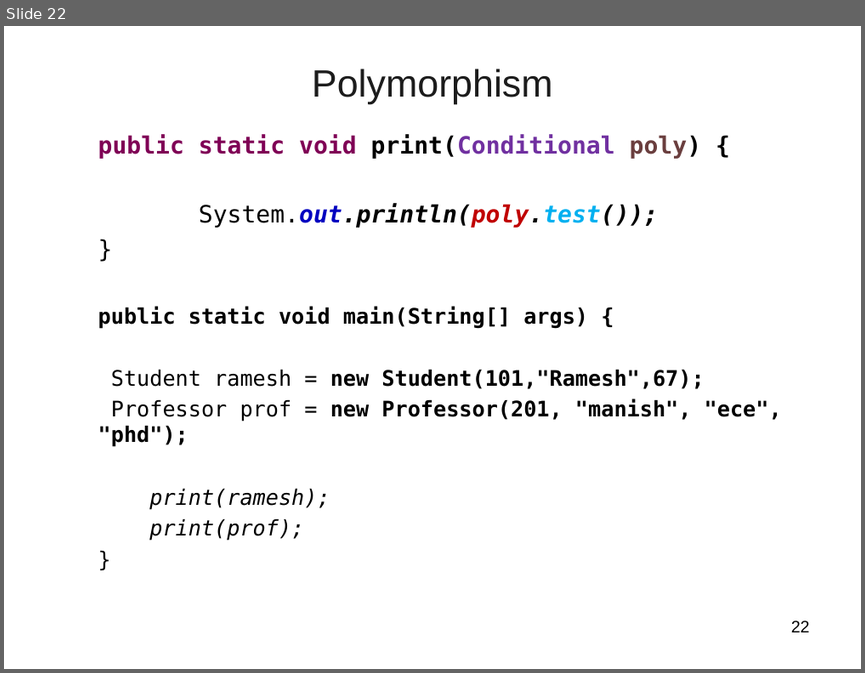
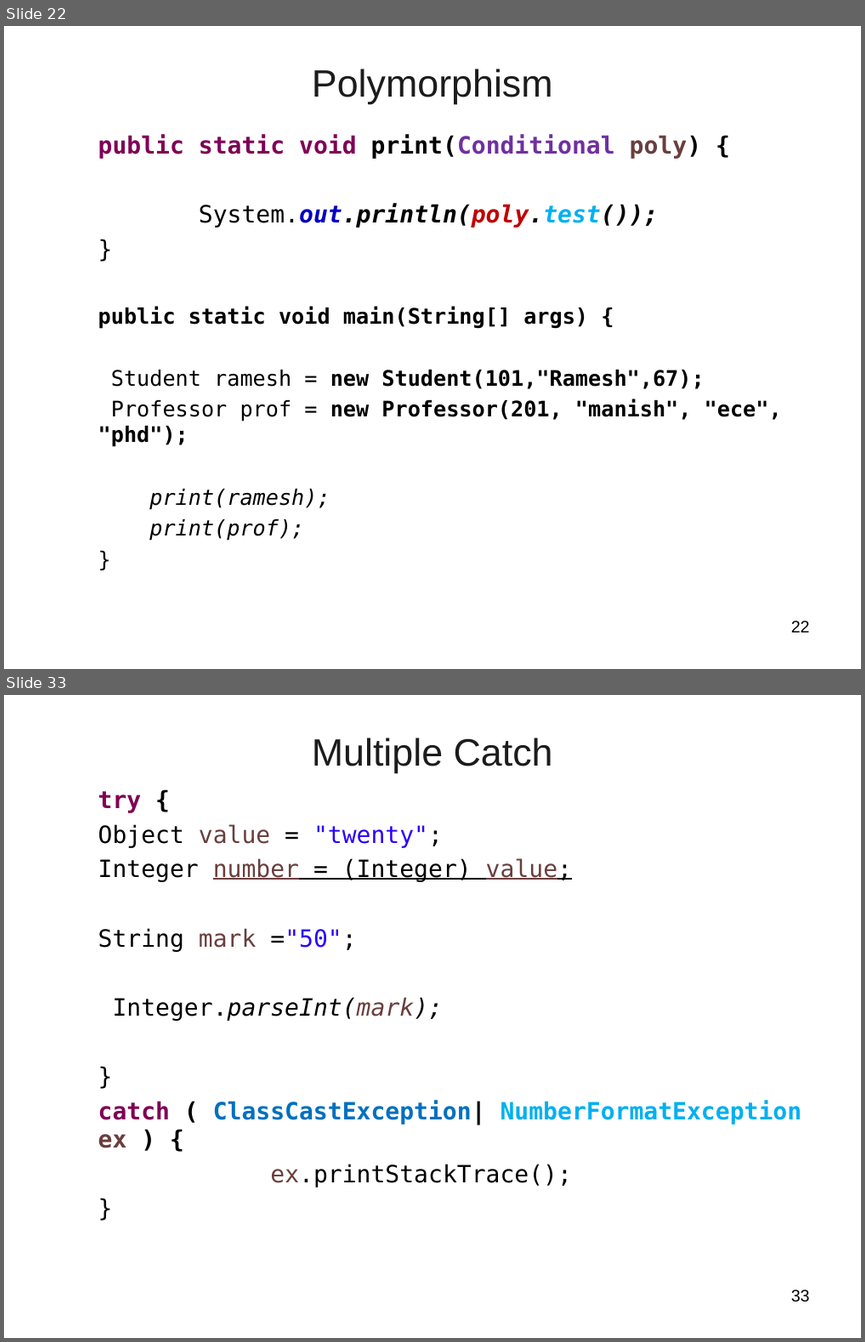
Before and after one commit to vatsanTraining/training_sept_2023, a slide deck: Java_Day_Two.ppt. Shown one above the other, each under a label of ours: slide 22 before the commit, slides 22 and 33 after it; the slides between them are not shown. The pictures are 865x673 and 865x1342 pixels, drawn with LibreOffice and Linux fonts; fonts in the diff are those of the drawing; background and template pictures are left out. Boxes give left, top, right and bottom in pixels: in the first picture for what was removed or moved away, otherwise in the second. Text is boxed around its words. In the diff, an @@ line names an element or a change of style, - is before the commit and + after.

```diff
--- a/Java_Day_Two.ppt
+++ b/Java_Day_Two.ppt
@@ slide 33 added at box(4, 695, 861, 1338), background picture (left out) @@
@@ title added at box(312, 737, 553, 773), 32 pt, text #1C1C1C @@
+Multiple Catch
@@ text added at box(98, 791, 802, 1187), 20 pt, text #000000 @@
+  try {
+  Object value = "twenty";
+  Integer number = (Integer) value;
+  String mark ="50";
+  Integer.parseInt(mark);
+  }
+  catch ( ClassCastException| NumberFormatException ex ) {
+  ex.printStackTrace();
+  }
@@ page number added at box(791, 1289, 810, 1302), 14 pt, text #000000 @@
+33
```
Also in this commit, not shown: 61 other slides added, 5 slides removed, 5 other files.
